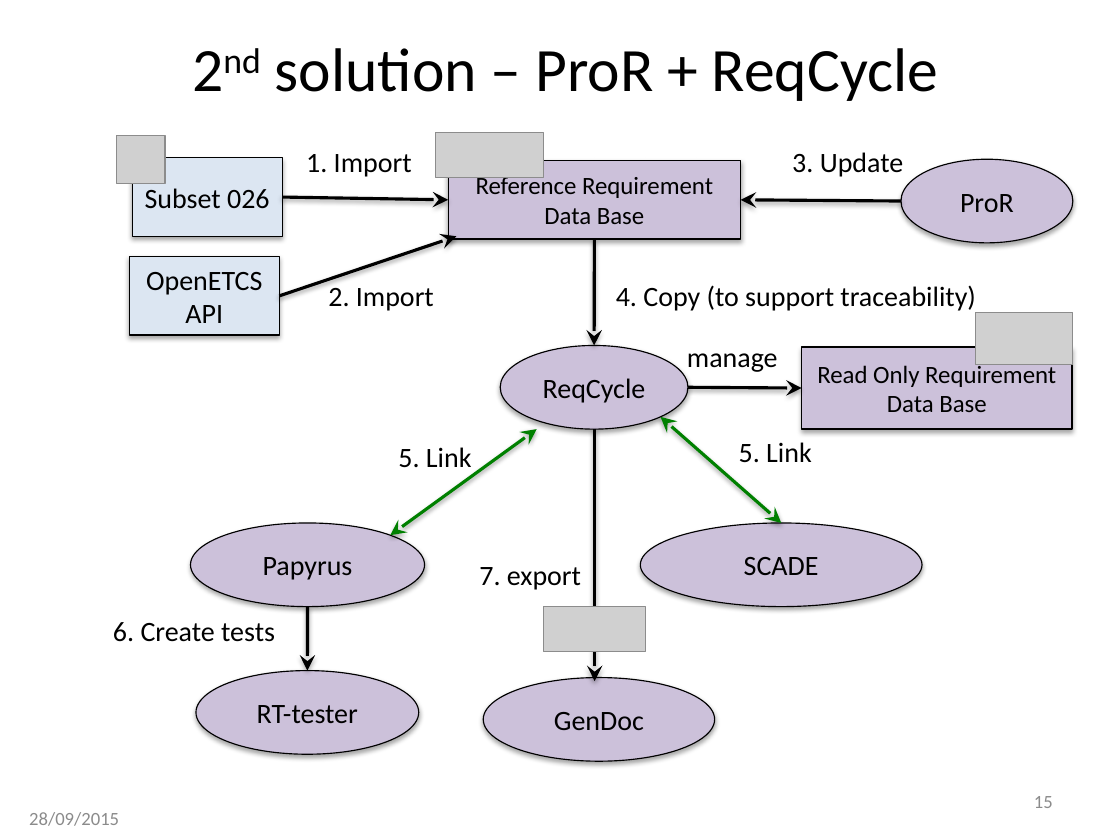
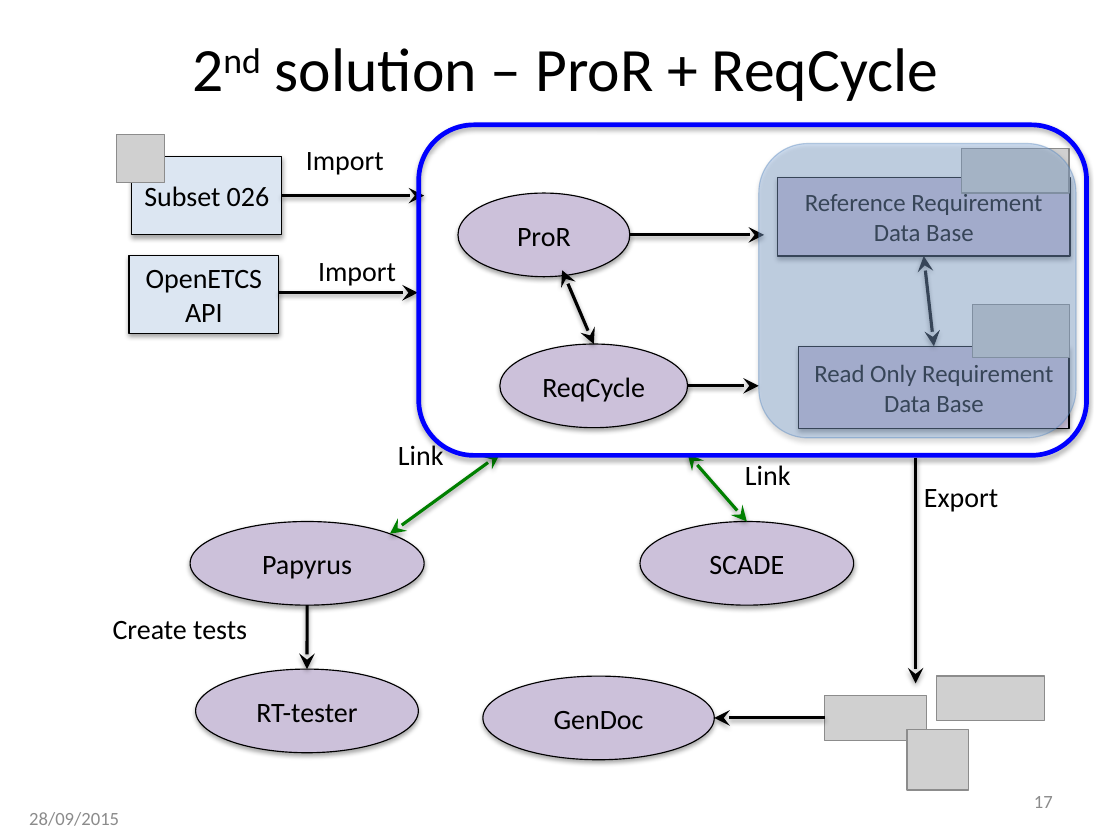
Before and after one commit to openETCS/toolchain, a slide deck: slide 17 of T7.3/TraceabilityArchitecture/images/2015-11-01 openETCS traceability_Figures.pptx (slide 15 before the commit). Drawn at 1120x840 pixels with LibreOffice and Linux fonts; fonts in the diff are those of the drawing; grey boxes stand for pictures. Boxes give left, top, right and bottom in pixels: in the first picture for what was removed or moved away, otherwise in the second. Text is boxed around its words. In the diff, an @@ line names an element or a change of style, - is before the commit and + after.

Commit message:
Added material to use ReqCycle for architecture verification

```diff
--- a/T7.3/TraceabilityArchitecture/images/2015-11-01 openETCS traceability_Figures.pptx
+++ b/T7.3/TraceabilityArchitecture/images/2015-11-01 openETCS traceability_Figures.pptx
@@ group added at (419, 125, 1086, 790): 2 rounded rectangles, 2 pictures, 1 arrow, 1 double arrow @@
@@ picture: place and size @@
-picture at (436, 133, 543, 178)
+picture at (961, 149, 1068, 194)
@@ text at (306, 152, 384, 175): text changed @@
-1. Import
+Import
@@ rectangle "Reference Requirement Data Base": place and size @@
-rectangle "Reference Requirement Data Base" at (448, 160, 740, 239)
+rectangle "Reference Requirement Data Base" at (777, 178, 1070, 256)
@@ text removed at (792, 152, 903, 177) @@
-3. Update
@@ arrow moved from (282, 197) - (448, 199) to (282, 196) - (424, 196) @@
@@ ellipse "ProR": place and size @@
-ellipse "ProR" at (902, 159, 1073, 243)
+ellipse "ProR" at (458, 193, 629, 277)
@@ arrow moved from (902, 202) - (740, 199) to (629, 235) - (764, 235) @@
@@ text at (318, 263, 396, 286): text changed @@
-2. Import
+Import
@@ arrow moved from (595, 239) - (594, 345) to (924, 256) - (934, 346) @@
@@ arrow (924, 256) - (934, 346): arrow to double arrow @@
@@ arrow moved from (279, 296) - (456, 236) to (279, 292) - (418, 292) @@
@@ text removed at (616, 285, 975, 311) @@
-4. Copy (to support traceability)
@@ picture: place and size @@
-picture at (976, 312, 1073, 365)
+picture at (972, 305, 1070, 357)
@@ text removed at (687, 353, 778, 372) @@
-manage
@@ rectangle "Read Only Requirement Data Base": place and size @@
-rectangle "Read Only Requirement Data Base" at (802, 347, 1072, 429)
+rectangle "Read Only Requirement Data Base" at (799, 346, 1068, 428)
@@ arrow moved from (688, 388) - (802, 388) to (688, 386) - (759, 386) @@
@@ text at (398, 442, 444, 465): text changed @@
-5. Link
+Link
@@ double arrow moved from (536, 429) - (390, 535) to (500, 454) - (390, 534) @@
@@ double arrow moved from (782, 523) - (661, 417) to (747, 522) - (688, 454) @@
@@ text at (745, 465, 791, 485): text changed @@
-5. Link
+Link
@@ arrow moved from (595, 429) - (595, 681) to (916, 458) - (916, 683) @@
@@ text at (924, 489, 998, 512): text changed @@
-7. export
+Export
@@ ellipse "SCADE": place and size @@
-ellipse "SCADE" at (641, 523, 922, 607)
+ellipse "SCADE" at (640, 522, 853, 606)
@@ text at (113, 621, 247, 640): text changed @@
-6. Create tests
+Create tests
@@ picture: place and size @@
-picture at (543, 607, 645, 652)
+picture at (824, 696, 926, 740)
@@ page number at (1034, 796, 1053, 808): text changed @@
-15
+17
```
Also in this commit, not shown: 1 other slide changed, 2 slides added, 16 other files.
